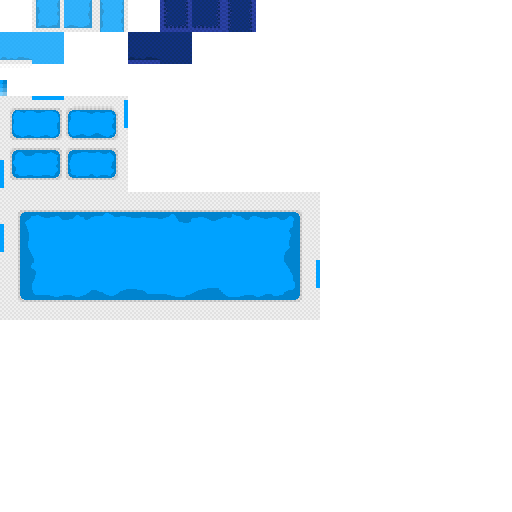
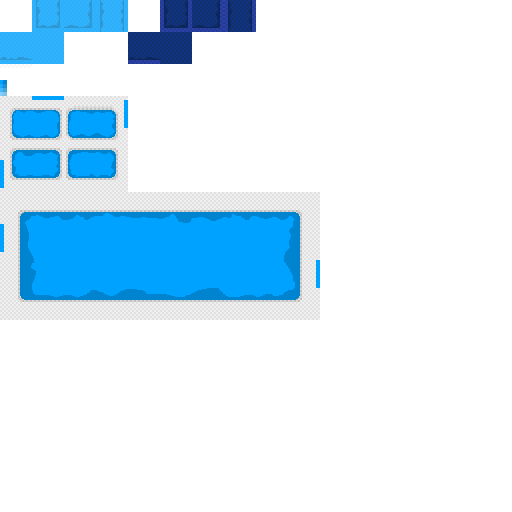
Layered file, before and after one edit (512x512). Changes by layer:
painted on "lvl_poolrooms_dark_hall" over bbox(228, 0, 252, 32)
painted on "lvl_poolrooms_dark_corner" over bbox(192, 0, 220, 28)
painted on "lvl_poolrooms_dark_end" over bbox(164, 0, 188, 28)
painted on "Split_Water" over bbox(0, 60, 32, 64)
painted on "Hall_Water" over bbox(96, 0, 128, 32)
painted on "Corner_Water" over bbox(64, 0, 96, 32)
painted on "End_Water" over bbox(32, 0, 64, 32)
